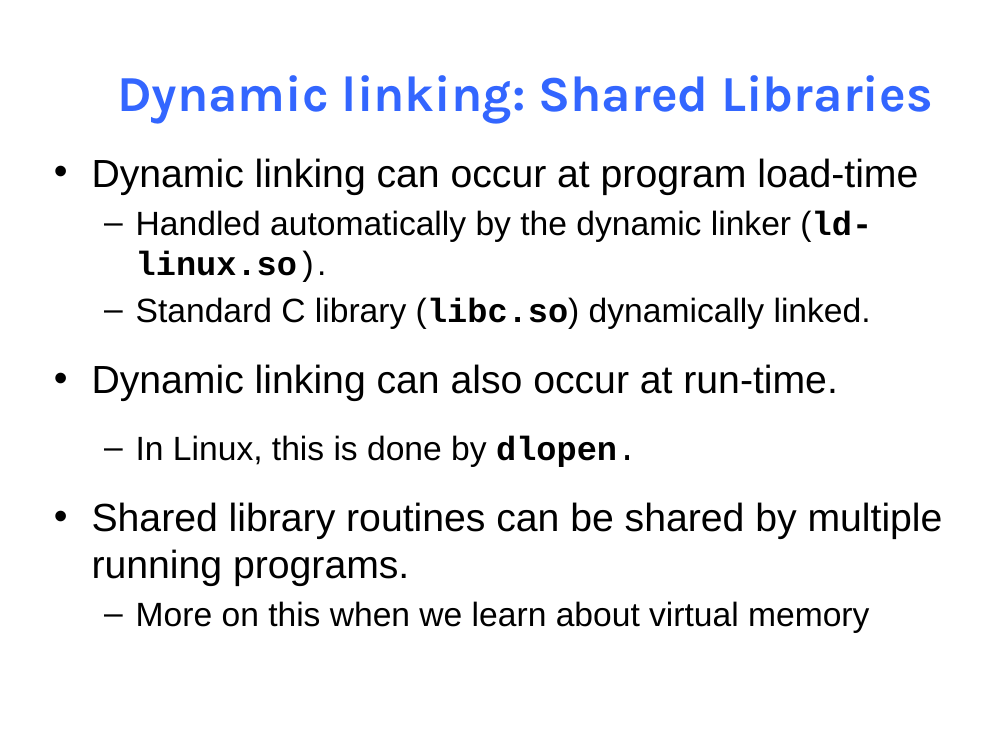
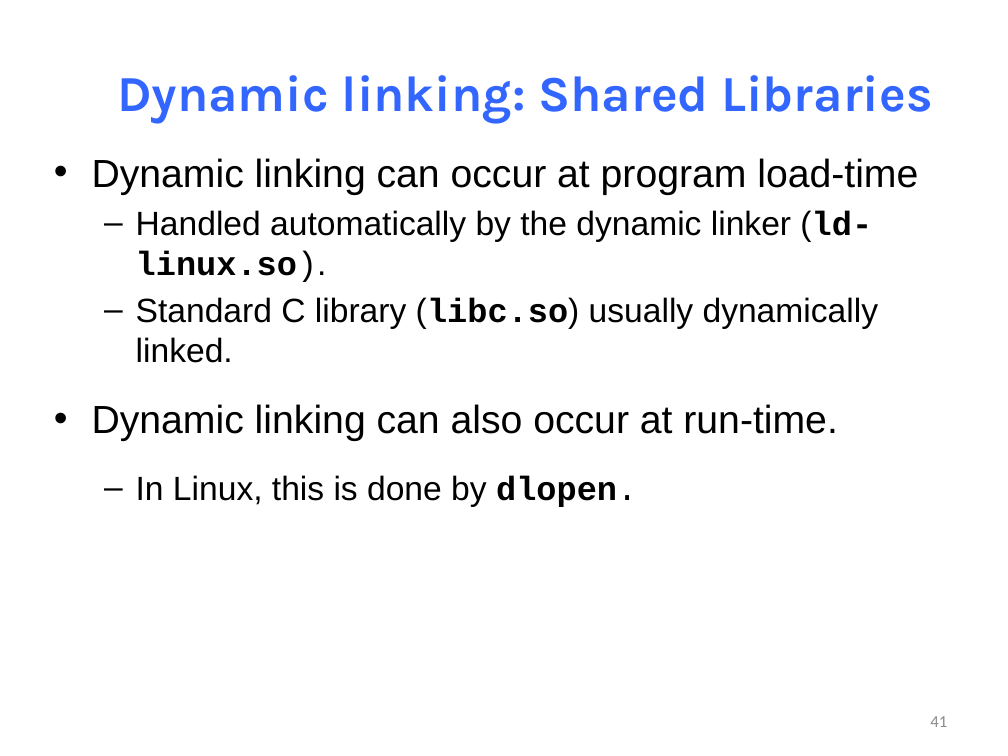
Before and after one commit to NYU-CSO/nyu-cso.github.io, a slide deck: slide 41 of notes/13-optimization-linking.pptx (slide 39 before the commit). Drawn at 1008x756 pixels with LibreOffice and Linux fonts; fonts in the diff are those of the drawing. Boxes give left, top, right and bottom in pixels: in the first picture for what was removed or moved away, otherwise in the second. Text is boxed around its words. In the diff, an @@ line names an element or a change of style, - is before the commit and + after.

```diff
--- a/notes/13-optimization-linking.pptx
+++ b/notes/13-optimization-linking.pptx
@@ text at bbox=[136, 297, 879, 363]: text changed @@
-  – Standard C library (libc.so) dynamically linked.
+  – Standard C library (libc.so) usually dynamically linked.
@@ text at bbox=[92, 502, 943, 633]: paragraphs removed @@
-• Shared library routines can be shared by multiple running programs.
-  – More on this when we learn about virtual memory
@@ page number added at bbox=[930, 716, 947, 727], 12 pt, text #8C8C8C @@
+41
```
Also in this commit, not shown: 39 other slides changed, 2 slides added, 3 other files.
